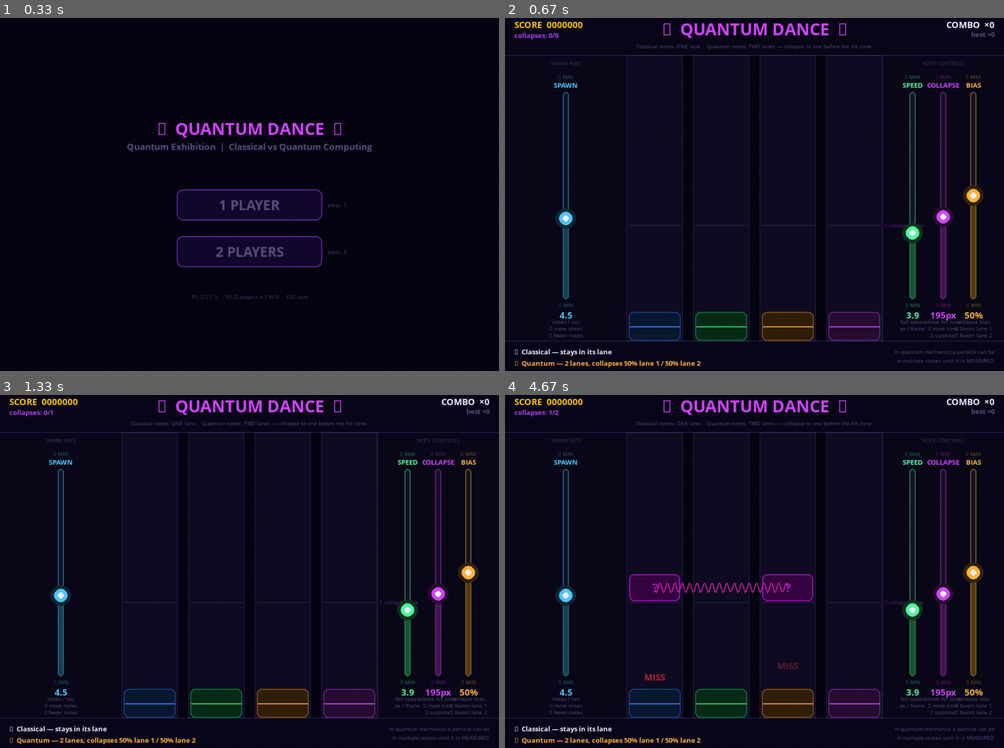
Above: before the commit, frames 1-4 (two rows, left to right).
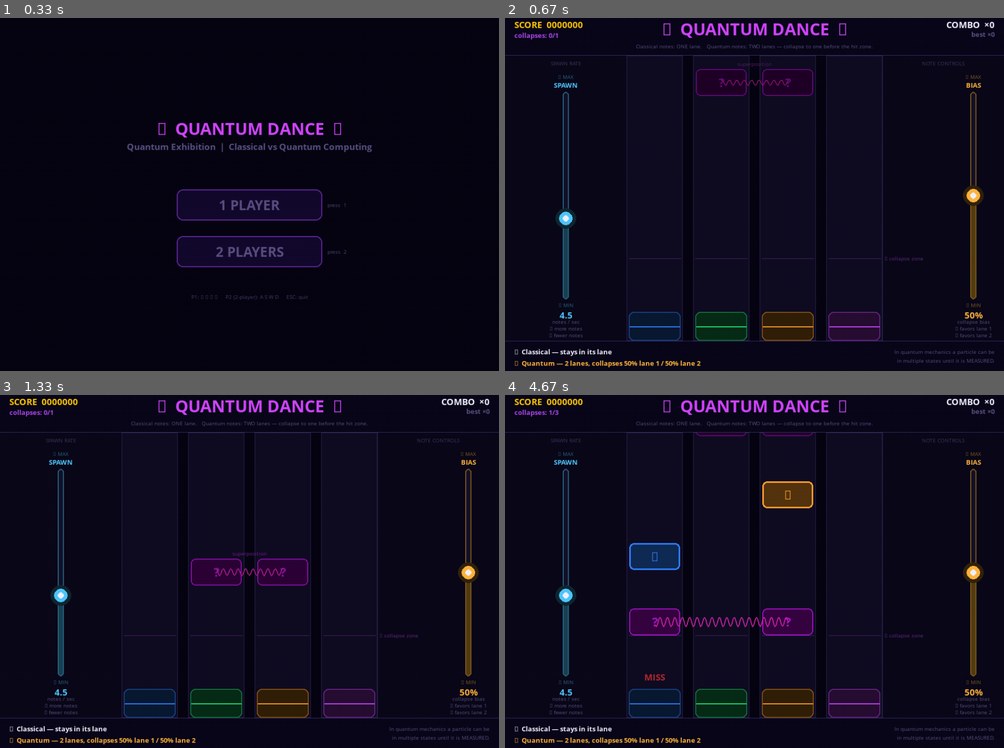
Above: after the commit, the same moments.

Repository: parzival1401/mobile_quantum-
Game: pygame game, started from dance_dance/quantum_dance.py
The game is run twice, just before and just after one commit, with the same random seed, the same clock (stepped at 60 frames per second) and the same inputs.
Inputs (mouse positions are in pixels of both pictures, inside the frame that each line leads up to):
- Up to frame 1 (0.33 s): no input
- Up to frame 2 (0.67 s): click (754, 198) at 0.38 s
- Up to frame 3 (1.33 s): tap Space at 0.67 s; click (59, 462) at 1.05 s
- Up to frame 4 (4.67 s): click "superposition" at 1.38 s; hold Left 3.17-3.7 s; click "MISS" at 3.78 s; hold Left from 4.4 s (still down)

Frame 1 is identical in both runs. In frame 2, 2.3% of the frame differs, in the area x 10-92%, y 4-91%; in frame 3, 3.6%; in frame 4, 7.2%.

Commit message:
Set BPM sync to Alan Walker - Alone (150 BPM, 3s offset)
Co-Authored-By: Claude Sonnet 4.6 <noreply@anthropic.com>

Diff:
--- a/dance_dance/quantum_dance.py
+++ b/dance_dance/quantum_dance.py
@@ -29,9 +29,9 @@
 # ─────────────────────────────────────────────────────────────────────────────
 # MUSIC CONFIG  — edit these three lines to sync to a song
 # ─────────────────────────────────────────────────────────────────────────────
-SONG_FILE      = None      # e.g. "song.ogg"  — None = slider-driven mode
-SONG_BPM       = 128.0     # beats per minute of the song
-SONG_OFFSET    = 0.0       # seconds of intro silence before first beat
+SONG_FILE      = "music/Alan Walker - Alone.mp3"
+SONG_BPM       = 150.0
+SONG_OFFSET    = 3.0       # seconds of intro silence before first beat
 BEATS_PER_NOTE = 1         # spawn one note every N beats
 BEATS_TO_FALL  = 4         # beats from spawn to hit zone
 
